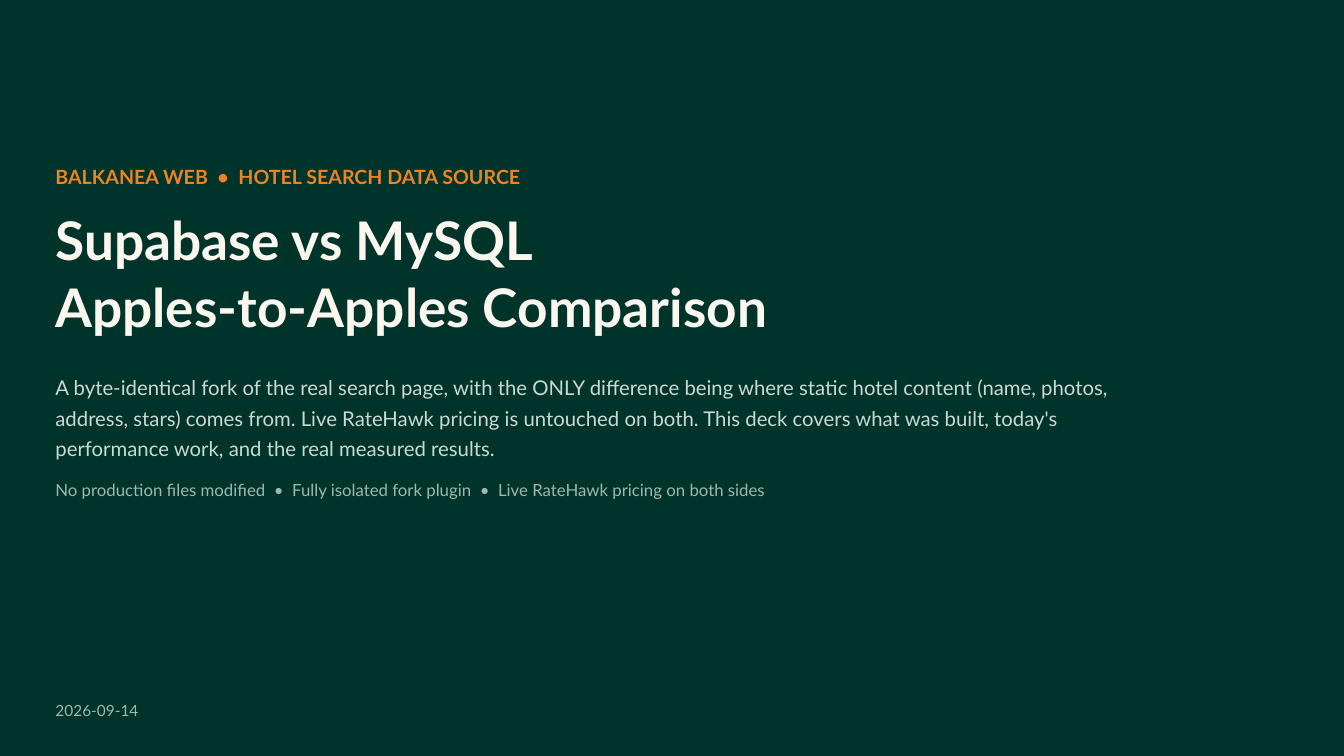
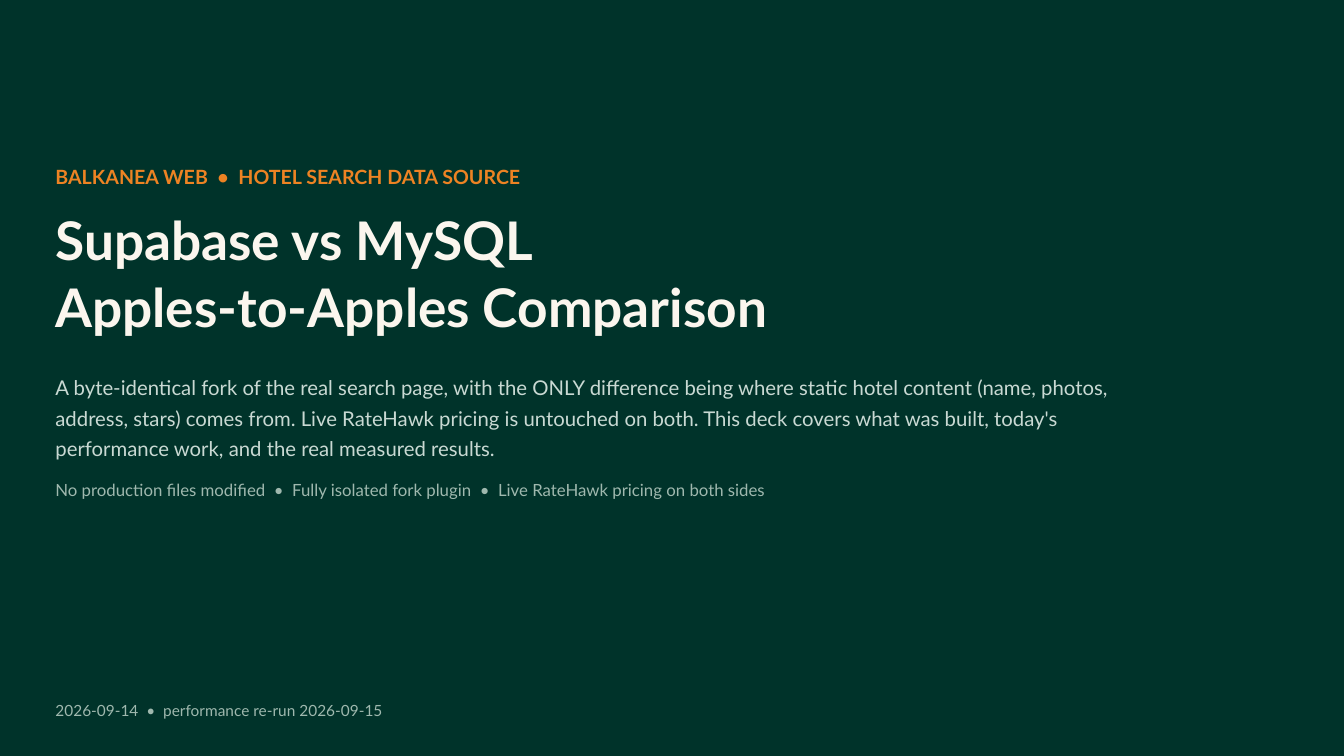
Before and after one commit to rweale-ai/balkanea-mobile, a slide deck: slide 1 of decks/Balkanea-Supabase-vs-MySQL-Comparison.pptx. Drawn at 1344x756 pixels with LibreOffice and Linux fonts; fonts in the diff are those of the drawing. Boxes give left, top, right and bottom in pixels: in the first picture for what was removed or moved away, otherwise in the second. Text is boxed around its words. In the diff, an @@ line names an element or a change of style, - is before the commit and + after.

```diff
--- a/decks/Balkanea-Supabase-vs-MySQL-Comparison.pptx
+++ b/decks/Balkanea-Supabase-vs-MySQL-Comparison.pptx
@@ text at (x1=55, y1=705, x2=382, y2=719): text changed @@
-2026-09-14
+2026-09-14 • performance re-run 2026-09-15
```
Also in this commit, not shown: 2 other slides changed, 3 slides added, 3 other files.
